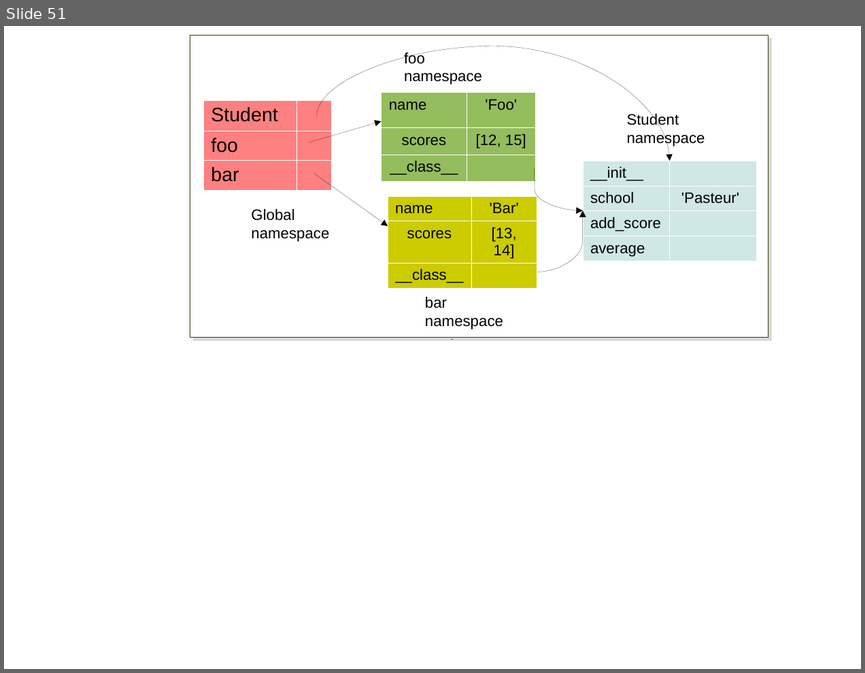
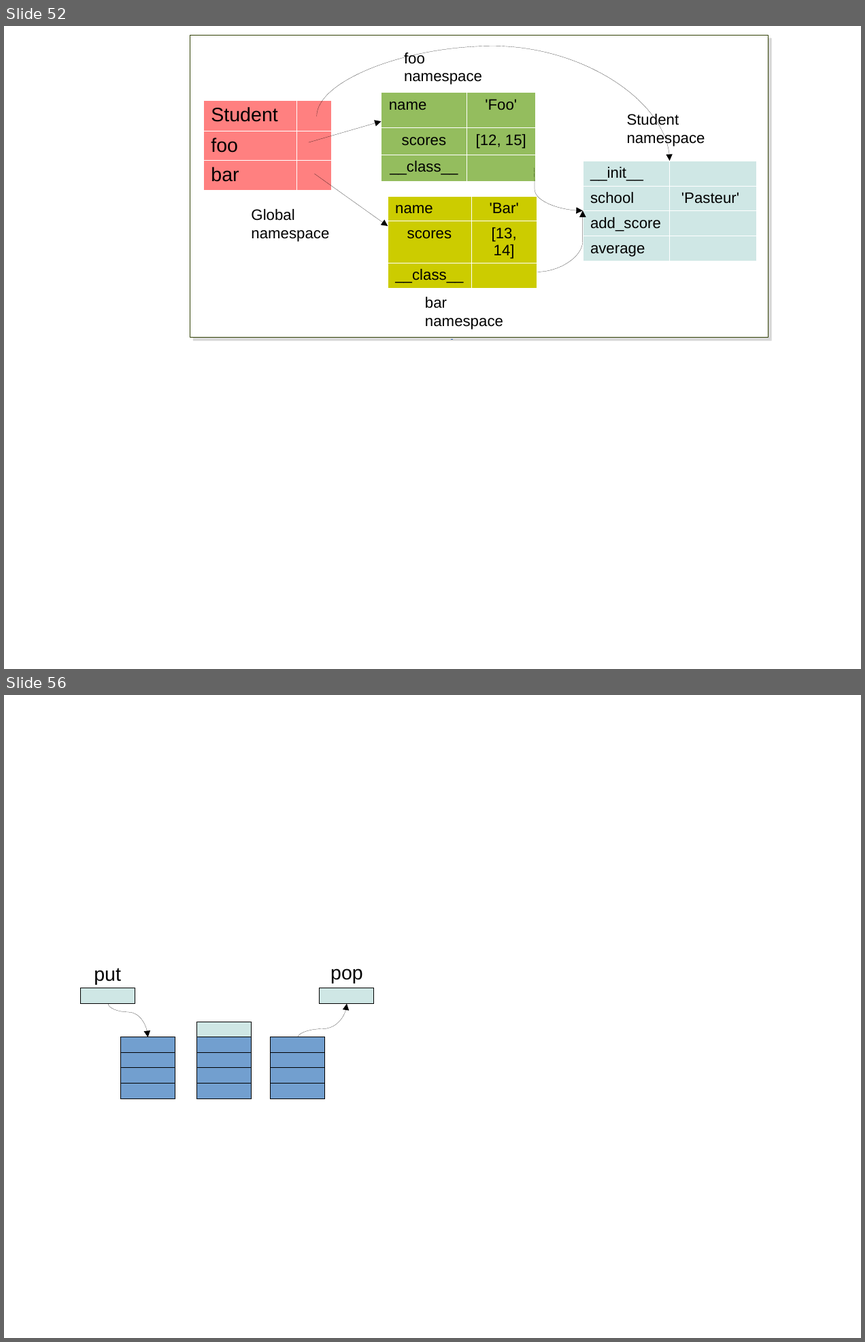
Before and after one commit to C3BI-pasteur-fr/python-course-1, a slide deck: figures.odp. Shown one above the other, each under a label of ours: slide 51 before the commit, slides 52 and 56 after it; the slides between them are not shown. The pictures are 865x673 and 865x1342 pixels, drawn with LibreOffice and Linux fonts; fonts in the diff are those of the drawing. Boxes give left, top, right and bottom in pixels: in the first picture for what was removed or moved away, otherwise in the second. Text is boxed around its words. In the diff, an @@ line names an element or a change of style, - is before the commit and + after.

```diff
--- a/figures.odp
+++ b/figures.odp
@@ slide 56 added at (4,695,861,1338), background #FFFFFF @@
@@ text added at (94,968,121,985), 18 pt, text #000000 @@
+put
@@ text added at (330,968,363,983), 18 pt, text #000000 @@
+pop
@@ rectangle added at (81,988,135,1004), fill #CFE7E5, outline #000000 0 pt @@
@@ rectangle added at (320,988,374,1004), fill #CFE7E5, outline #000000 0 pt @@
@@ curved arrow added from (108, 1004) to (148, 1037), #000000 0 pt @@
@@ curved arrow added from (298, 1037) to (347, 1004), #000000 0 pt @@
@@ rectangle added at (121,1037,175,1053), fill #729FCF, outline #000000 0 pt @@
@@ rectangle added at (197,1037,252,1053), fill #729FCF, outline #000000 0 pt @@
@@ rectangle added at (197,1021,252,1037), fill #CFE7E5, outline #000000 0 pt @@
@@ rectangle added at (271,1037,325,1053), fill #729FCF, outline #000000 0 pt @@
@@ rectangle added at (121,1053,175,1068), fill #729FCF, outline #000000 0 pt @@
@@ rectangle added at (197,1053,252,1068), fill #729FCF, outline #000000 0 pt @@
@@ rectangle added at (271,1053,325,1068), fill #729FCF, outline #000000 0 pt @@
@@ rectangle added at (121,1068,175,1083), fill #729FCF, outline #000000 0 pt @@
@@ rectangle added at (197,1068,252,1083), fill #729FCF, outline #000000 0 pt @@
@@ rectangle added at (271,1068,325,1083), fill #729FCF, outline #000000 0 pt @@
@@ rectangle added at (121,1083,175,1098), fill #729FCF, outline #000000 0 pt @@
@@ rectangle added at (197,1083,252,1098), fill #729FCF, outline #000000 0 pt @@
@@ rectangle added at (271,1083,325,1098), fill #729FCF, outline #000000 0 pt @@
@@ what was slide 51 is now slide 52 @@
```
Also in this commit, not shown: 3 slides changed, 3 other slides added.
